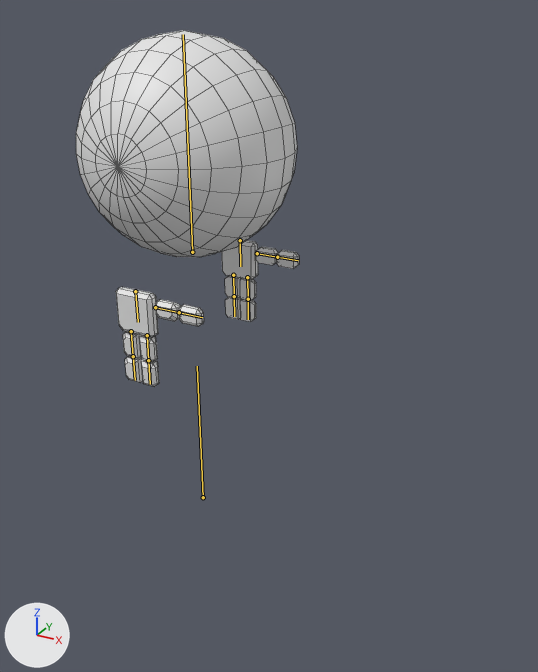
The Blender file ElectronPlayer.blend as it was, and as the next commit left it.
One viewpoint serves both versions: a camera (50 mm lens) standing at (244.0, -350.0, 307.0) and looking at (43.0, 15.0, 124.0). The lights are fixed; the arrows at lower left show +X, +Y and +Z. The bones that bend it are drawn over the model as lines. Mesh edges are drawn as thin lines.

The first picture shows 'Electron'.
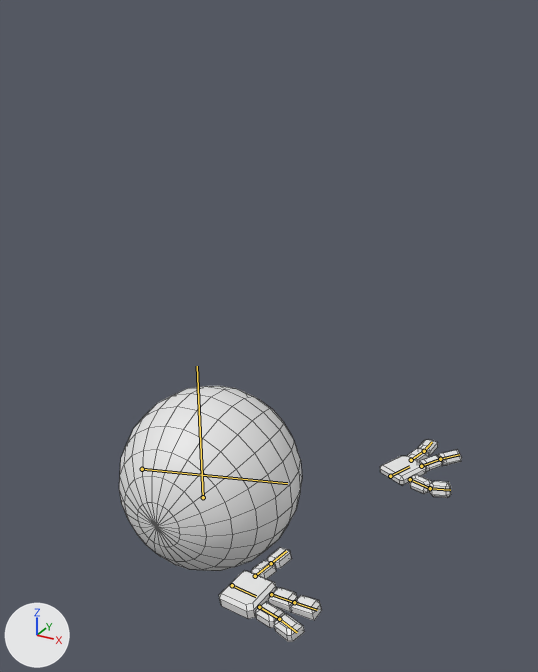
The newer file adds an action. The first version stands in its rest pose; the second is drawn at frame 18 of the action 'Death'.

Changed parts and their boxes [x1, y1, x2, y2] in the pictures (538 x 672 px):
'Electron', posed (54% wider, 28% shorter): before [76, 30, 299, 386]; after [119, 386, 462, 642]
bone 'Head', root to tip: before (192, 252) to (183, 34); after (142, 469) to (287, 483)
bone 'RHand', root to tip: before (135, 291) to (138, 322); after (232, 585) to (256, 596)
bone 'RPinky1', root to tip: before (131, 331) to (133, 356); after (259, 607) to (279, 619)
bone 'RPinky2', root to tip: before (133, 356) to (135, 380); after (279, 619) to (297, 632)
bone 'RPointer1', root to tip: before (147, 335) to (148, 360); after (271, 594) to (294, 602)
bone 'RThumb1', root to tip: before (155, 307) to (179, 312); after (255, 576) to (271, 563)
bone 'RThumb2', root to tip: before (179, 312) to (202, 317); after (271, 563) to (286, 551)
bone 'LHand', root to tip: before (240, 240) to (240, 266); after (390, 476) to (409, 466)
bone 'LPinky1', root to tip: before (233, 275) to (234, 296); after (411, 460) to (424, 451)
bone 'LPinky2', root to tip: before (234, 296) to (234, 316); after (424, 451) to (432, 442)
bone 'LPointer1', root to tip: before (247, 277) to (248, 299); after (421, 466) to (440, 459)
bone 'LPointer2', root to tip: before (248, 299) to (248, 319); after (440, 459) to (459, 454)
bone 'LThumb1', root to tip: before (257, 253) to (277, 257); after (410, 479) to (430, 488)
bone 'LThumb2', root to tip: before (277, 257) to (298, 260); after (430, 488) to (450, 490)

What the commit changed:
Bone 'Head' (bone_head) moves from (0.0, 0.0, 0.0) to (-51.4, -168.5, 0.0).
Bone 'Head' (bone_head) turns from (0, 0, 0) to (0, 0, -77) degrees about its own x, y and z.
Bone 'RHand' (bone_rhand) moves from (0.0, 0.0, 0.0) to (-15.9, -122.3, -25.2).
Bone 'RHand' (bone_rhand) turns from (0, 0, 0) to (-119, 84, 52) degrees about its own x, y and z.
Bone 'RPinky1' (bone_rpinky1) turns from (0, 0, 0) to (-2, 0, 8) degrees about its own x, y and z.
Bone 'RPinky2' (bone_rpinky2) turns from (0, 0, 0) to (-1, 2, 6) degrees about its own x, y and z.
Bone 'RPointer1' (bone_rpointer1) turns from (0, 0, 0) to (-2, 2, -2) degrees about its own x, y and z.
Bone 'RThumb1' (bone_rthumb1) turns from (0, 0, 0) to (-12, -10, 4) degrees about its own x, y and z.
Bone 'RThumb2' (bone_rthumb2) turns from (0, 0, 0) to (5, 1, -5) degrees about its own x, y and z.
Bone 'LHand' (bone_lhand) moves from (0.0, 0.0, 0.0) to (20.8, -161.8, -34.1).
Bone 'LHand' (bone_lhand) turns from (0, 0, 0) to (-14, -84, -104) degrees about its own x, y and z.
Bone 'LPinky1' (bone_lpinky1) turns from (0, 0, 0) to (-1, 1, 11) degrees about its own x, y and z.
Bone 'LPinky2' (bone_lpinky2) turns from (0, 0, 0) to (0, 1, 12) degrees about its own x, y and z.
Bone 'LPointer1' (bone_lpointer1) turns from (0, 0, 0) to (1, 9, -11) degrees about its own x, y and z.
Bone 'LPointer2' (bone_lpointer2) turns from (0, 0, 0) to (1, 10, -9) degrees about its own x, y and z.
Bone 'LThumb1' (bone_lthumb1) turns from (0, 0, 0) to (15, 57, -4) degrees about its own x, y and z.
Bone 'LThumb2' (bone_lthumb2) turns from (0, 0, 0) to (0, 12, -20) degrees about its own x, y and z.
